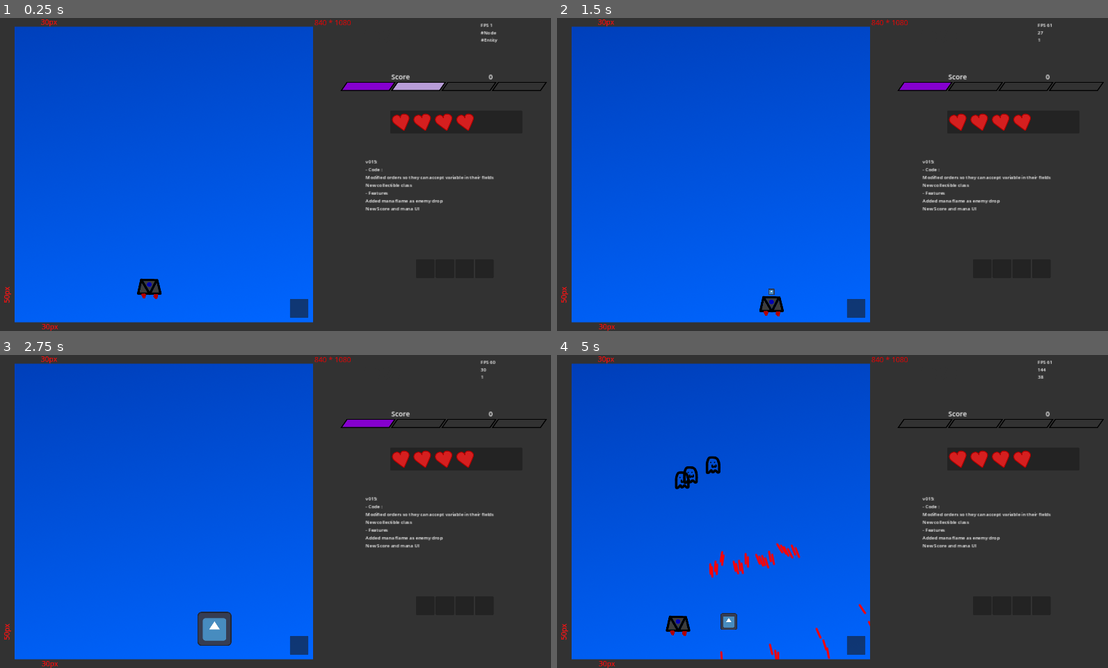
Above: before the commit, frames 1-4 (two rows, left to right).
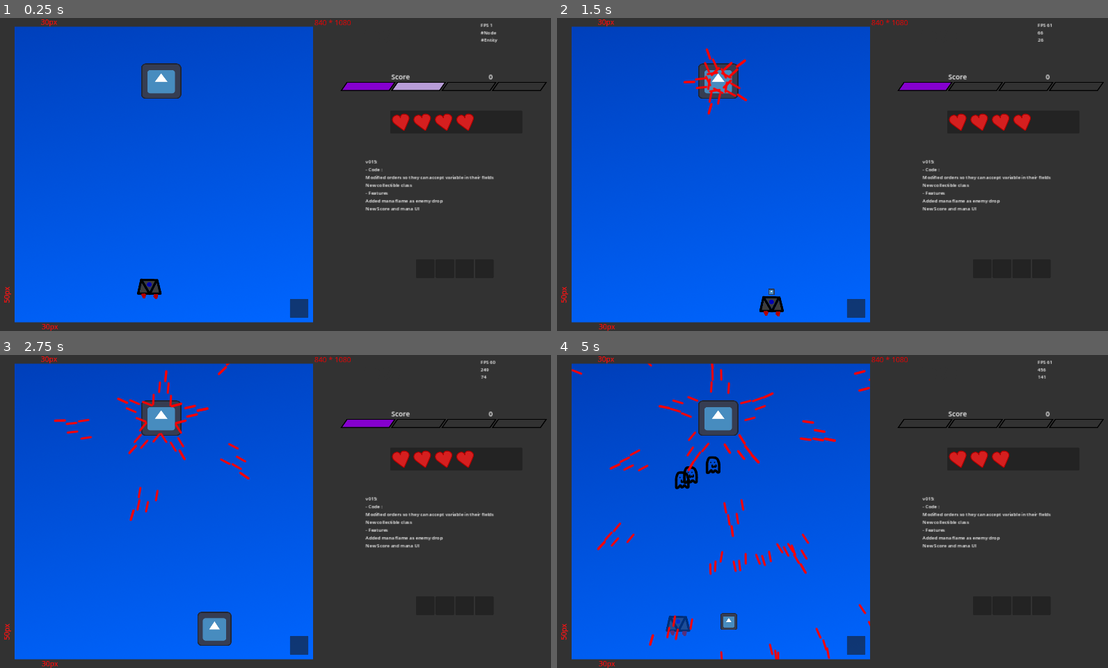
Above: after the commit, the same moments.

Repository: Asylnn/Project-Bullet-Hell
Game: Godot game, scene res://src/scenes/stage/stage_1.tscn
The game is run twice, just before and just after one commit, with the same random seed, the same clock (stepped at 60 frames per second) and the same inputs. The engine's default icon, where the game draws it, is replaced by a stand-in: a white triangle on a blue panel in a dark square.
Inputs (mouse positions are in pixels of both pictures, inside the frame that each line leads up to):
- Up to frame 1 (0.25 s): no input
- Up to frame 2 (1.5 s): tap Enter at 0.5 s; move the mouse to (981, 268) at 0.52 s; hold D (Move Right) 0.53-1.28 s; hold Z (shoot) 0.53-1.28 s; click (981, 268) at 0.67 s; move the mouse to (1003, 268) at 1.27 s; hold S (Move Down) from 1.28 s (still down); tap , (Bomb) at 1.35 s; click (1003, 268) at 1.42 s
- Up to frame 3 (2.75 s): tap Z (shoot) at 1.55, 2.3 s; move the mouse to (462, 605) at 2.02 s; release S (Move Down) at 2.03 s; hold D (Move Right) from 2.03 s (still down); hold Shift (Shift Move ) from 2.03 s (still down); click (462, 605) at 2.17 s
- Up to frame 4 (5 s): move the mouse to (1041, 605) at 2.77 s; release D (Move Right) at 2.78 s; release Shift (Shift Move ) at 2.78 s; hold W (Move Up) 2.78-3.53 s; tap Z (shoot) at 2.85, 4.55 s; click (1041, 605) at 2.92 s; move the mouse to (854, 646) at 3.52 s; hold Z (shoot) 3.53-4.28 s; hold A (Move Left) from 3.53 s (still down); click (854, 646) at 3.67 s; move the mouse to (667, 464) at 4.27 s; tap , (Bomb) at 4.35 s

The runs differ from the first frame. In frame 1, 0.8% of the frame differs, in the area x 25-33%, y 14-26%; in frame 2, 1.0%; in frame 3, 1.5%; in frame 4, 2.5%, in the area x 2-89%, y 2-94%.

Commit message:
better movement manager code and new shooting parameter allowing parallel bullets

Diff:
--- a/src/scenes/UI/ui.tscn
+++ b/src/scenes/UI/ui.tscn
@@ -57,6 +57,7 @@
 layout_mode = 2
 
 [node name="Mana1" type="TextureProgressBar" parent="ManaBar"]
+layout_mode = 0
 offset_left = -176.0
 offset_top = -4.0
 offset_right = 271.0
@@ -84,6 +85,7 @@
 texture_progress = ExtResource("3_4qssv")
 
 [node name="Mana4" type="TextureProgressBar" parent="ManaBar"]
+layout_mode = 0
 offset_left = 346.0
 offset_top = -4.0
 offset_right = 538.0
--- a/src/scenes/bullets/magic_circle.tscn
+++ b/src/scenes/bullets/magic_circle.tscn
@@ -2,7 +2,7 @@
 
 [ext_resource type="PackedScene" uid="uid://d2tjo7ap2q23f" path="res://src/scenes/bullets/enemy_bullet.tscn" id="1_jwjea"]
 [ext_resource type="Texture2D" uid="uid://dc7fi0aktknth" path="res://Sprites/magic circle.png" id="2_fcbef"]
-[ext_resource type="Script" path="res://src/scenes/bullets/Sprite.gd" id="3_uh5dd"]
+[ext_resource type="Script" path="res://src/scripts/bullets/Sprite.gd" id="3_uh5dd"]
 
 [sub_resource type="CircleShape2D" id="CircleShape2D_ymicd"]
 radius = 27.5
--- /dev/null
+++ b/src/scenes/entities/enemy/aki_copy.tscn
@@ -0,0 +1,51 @@
+[gd_scene load_steps=10 format=3 uid="uid://cfhdunxh50073"]
+
+[ext_resource type="PackedScene" uid="uid://bxe0yahmynl2p" path="res://src/scenes/entities/enemy.tscn" id="1_wyouk"]
+[ext_resource type="Texture2D" uid="uid://kt2cfuh4720o" path="res://icon.svg" id="2_7t5m8"]
+[ext_resource type="Script" path="res://src/scripts/shooting orders/shooting_manager.gd" id="3_iwpr3"]
+[ext_resource type="PackedScene" uid="uid://1rh462k56wrf" path="res://src/scenes/shooting orders/shoot_simple.tscn" id="4_aegvr"]
+[ext_resource type="PackedScene" uid="uid://c2070tl7lmtn3" path="res://src/scenes/bullets/red_bullet.tscn" id="5_odb8t"]
+[ext_resource type="Script" path="res://src/scripts/bullets/bullet_group.gd" id="6_0i2ug"]
+[ext_resource type="PackedScene" uid="uid://cihiwggdwky7v" path="res://src/scenes/Movement Orders/movement_line.tscn" id="7_wjxrc"]
+
+[sub_resource type="RectangleShape2D" id="RectangleShape2D_mlfbk"]
+resource_local_to_scene = true
+size = Vector2(117, 119)
+
+[sub_resource type="Resource" id="Resource_vgk5y"]
+script = ExtResource("6_0i2ug")
+nb_of_bullets = 2
+space_between_each_bullet_expression = "30*(wave -1)"
+
+[node name="Aki Copy" instance=ExtResource("1_wyouk")]
+
+[node name="CollisionShape2D" parent="." index="0"]
+position = Vector2(-2.5, 1.5)
+shape = SubResource("RectangleShape2D_mlfbk")
+
+[node name="Sprite2D" type="Sprite2D" parent="." index="1"]
+texture = ExtResource("2_7t5m8")
+
+[node name="Movement Manager" parent="." index="2"]
+retreat = false
+
+[node name="ShootingManager" type="Node" parent="." index="3"]
+script = ExtResource("3_iwpr3")
+shooter_identity = 2
+
+[node name="Shoot Simple" parent="ShootingManager" index="0" instance=ExtResource("4_aegvr")]
+nbOfWaves = 3
+nbOfShots = 6
+angle_expression = "360"
+dt = 0.2
+target_type = 1
+target = Vector2(1000, 1000)
+bullet_scene = ExtResource("5_odb8t")
+angle_shift_expression = "30*salvo"
+bullet_group = SubResource("Resource_vgk5y")
+pooling_id = "aki"
+speed_expression = "200 + (20*index - 40*(index/3)*(index-2))*0"
+
+[node name="Movement Line" parent="ShootingManager/Shoot Simple" index="1" instance=ExtResource("7_wjxrc")]
+speed = 1000.0
+rotate = true
--- a/src/scenes/entities/phantum.tscn
+++ b/src/scenes/entities/phantum.tscn
@@ -41,13 +41,16 @@
 [node name="Movement Circle" parent="Movement Manager" index="1" instance=ExtResource("5_pei63")]
 center = Vector2(525, 550)
 speed = 400.0
+angle = null
+totalRotation = null
+rotate = null
+destination = null
 
 [node name="ShootingManager" type="Node" parent="." index="3"]
 script = ExtResource("6_pmtp6")
 shooter_identity = 1
 
 [node name="Shoot Simple" parent="ShootingManager" index="0" instance=ExtResource("7_53qru")]
-nbOfWaves = 2
 nbOfShots = 4
 angle_expression = "30"
 dt = 1.0
--- a/src/scenes/stage/stage_1.tscn
+++ b/src/scenes/stage/stage_1.tscn
@@ -14,6 +14,7 @@
 [ext_resource type="PackedScene" uid="uid://jetxr5evmss0" path="res://src/scenes/entities/xp.tscn" id="10_atx4p"]
 [ext_resource type="PackedScene" uid="uid://bmifckslyml5a" path="res://src/scenes/UI/death_menu.tscn" id="10_io8fh"]
 [ext_resource type="PackedScene" uid="uid://dmlw1y0ketccv" path="res://src/scenes/entities/test_enemy.tscn" id="11_qtxky"]
+[ext_resource type="PackedScene" uid="uid://cfhdunxh50073" path="res://src/scenes/entities/enemy/aki_copy.tscn" id="12_h886f"]
 [ext_resource type="PackedScene" uid="uid://dnelxik8wwmah" path="res://src/scenes/spells/inventory_slot.tscn" id="12_sboef"]
 [ext_resource type="PackedScene" uid="uid://yxwv0kccm3pr" path="res://src/scenes/stage/test_scene.tscn" id="15_h5tek"]
 [ext_resource type="Script" path="res://src/scripts/UI/Node Count.gd" id="15_ixmfg"]
@@ -170,6 +171,10 @@
 visible = false
 position = Vector2(526, 153)
 collision_mask = 1
+
+[node name="Aki Copy" parent="Playing Field" instance=ExtResource("12_h886f")]
+position = Vector2(556, 218)
+scale = Vector2(1.08179, 0.959423)
 
 [node name="Interface" type="Sprite2D" parent="."]
 z_index = 2
--- a/src/scripts/Stage/enemy_spawner.gd
+++ b/src/scripts/Stage/enemy_spawner.gd
@@ -32,6 +32,8 @@
 
 func _on_timer_timeout():
 	pass
+
+
 	if count == 8:
 		$Timer.stop()
 		_spawn_crystal()
@@ -41,3 +43,8 @@
 			_spawn_phantum()
 			_spawn_phantum()
 		count += 1
+
+
+	#if count == 0:
+		#_spawn_phantum()
+		#count += 1
--- /dev/null
+++ b/src/scripts/bullets/bullet_group.gd
@@ -0,0 +1,15 @@
+class_name BulletGroup extends Resource
+
+@export var nb_of_bullets : int = 1
+@export var space_between_each_bullet_expression : String = "0"
+var space_between_each_bullet : float :
+	get:
+		expr.parse(space_between_each_bullet_expression)
+		return expr.execute([], resource_for_expression)
+
+var expr : Expression = Expression.new()
+var resource_for_expression : Node
+
+func _init(_nb_of_bullets : int = 1, _space_between_each_bullet : float = 0):
+	nb_of_bullets = _nb_of_bullets
+	space_between_each_bullet = _space_between_each_bullet
--- a/src/scripts/entities/enemy.gd
+++ b/src/scripts/entities/enemy.gd
@@ -27,7 +27,7 @@
 	if is_boss :
 		get_tree().get_first_node_in_group("Boss Bar").update_bar(health)
 	if health <= 0:
-		health = NAN
+		health = NAN # In case there is another projectile at the same frame, this will prevent the following code to execute
 		enemy_died.emit(score)
 		var mana_flame = preload("res://src/scenes/entities/collectibles/mana_flame.tscn")
 		var playing_field = get_tree().get_first_node_in_group("Field")
--- a/src/scripts/movement Orders/movement_manager.gd
+++ b/src/scripts/movement Orders/movement_manager.gd
@@ -6,10 +6,29 @@
 @export var global_speed : float = 100
 @export var rotate = true
 @export var retreat = true
+@onready var current_order : BaseMovementOrder = get_child(0)
 
 func _ready():
+	if get_child_count() == 0 :
+		provide_order()
+		current_order = get_child(0)
 	for child : BaseMovementOrder in get_children():
 		child.start_moving()
+
+func provide_order():
+	if retreat :
+		var retreat_order = preload("res://src/scenes/Movement Orders/movement_retreat.tscn").instantiate()
+		retreat_order.speed = global_speed
+		add_child(retreat_order)
+	else :
+		var immobile_order = preload("res://src/scenes/Movement Orders/movement_to_point.tscn").instantiate()
+		immobile_order.speed = 0
+		add_child(immobile_order)
+
+func new_order():
+	if get_child_count() == 1 :
+		provide_order()
+	current_order = get_child(1)
 
 func set_initial_direction(direction: Vector2):
 
@@ -17,19 +36,13 @@
 	for child in get_children():
 		if child is MovementLine: get_child(0).direction = direction
 
+
+## Sets the speed of
 func set_speed(speed: float):
 	for child : BaseMovementOrder in get_children():
 		child.speed = speed
 
 func _process(delta):
-	if(get_child_count() == 0) : #quite ressource heavy ? (was get_children() before)
-		if retreat :
-			var retreat_order = preload("res://src/scenes/Movement Orders/movement_retreat.tscn").instantiate()
-			retreat_order.speed = global_speed
-			add_child(retreat_order)
-		else :
-			var immobile_order = preload("res://src/scenes/Movement Orders/movement_to_point.tscn").instantiate()
-			immobile_order.speed = 0
-			add_child(immobile_order)
-	get_child(0).move(entity, delta)
-	pass
+	#if entity is Bullet :
+		#print("order speed", current_order.speed)
+	current_order.move(entity, delta)
--- a/src/scripts/movement Orders/movement_order.gd
+++ b/src/scripts/movement Orders/movement_order.gd
@@ -3,7 +3,9 @@
 
 @export var rotate : bool
 @export var destination : Vector2 = Vector2(-1000, -1000)
-#@onready var manager : MovementManager = get_parent()
+var manager : MovementManager
+
+signal order_reached_destination
 
 ## Avoid using _ready() here, not that it can be a child of a ShootingOrder for example
 
@@ -11,6 +13,8 @@
 	pass
 
 func start_moving():
+	manager = get_parent()
+	order_reached_destination.connect(manager.new_order)
 	if "speed" in self && self.speed == -1:
 		self.speed = get_parent().global_speed
 	if self.name == "Movement Retreat" :
@@ -30,6 +34,7 @@
 
 	if (entity.position - destination).length() <= 2:
 		entity.position = destination
+		order_reached_destination.emit()
 		queue_free()
 
 
--- a/src/scripts/movement Orders/movement_order_circle.gd
+++ b/src/scripts/movement Orders/movement_order_circle.gd
@@ -25,4 +25,5 @@
 		entity.rotation = Vector2(cos(angle), -sin(angle)).angle() + PI/2
 	if totalRotation <= abs(angle) - startingAngle :
 		entity.position = calculate_position(startingAngle + totalRotation, r, center)
+		order_reached_destination.emit()
 		queue_free()
--- a/src/scripts/shooting orders/shooting_manager.gd
+++ b/src/scripts/shooting orders/shooting_manager.gd
@@ -49,17 +49,15 @@
 		requested_pooling_amount[id] += number
 	else :
 		requested_pooling_amount[id] = number
-	var pool2 = get_tree().get_first_node_in_group("Pool")
-	#?????????????????????????????????????????????????
-	if pool2.has_entity(id):
-		pool2.request_entity_pooling(id, number)
+	if Pool.has_entity(id):
+		Pool.request_entity_pooling(id, number)
 	else:
-		pool2.request_new_entity_pooling(shooter.provide_constructor(), id, number)
+		Pool.request_new_entity_pooling(shooter.provide_constructor(), id, number)
 
 func get_direction(target, target_type) -> Vector2:
 	var direction : Vector2
 	if target_type == TargetTypeEnum.POINT :
-		direction = target
+		direction = target - get_parent().position
 	elif target_type == TargetTypeEnum.PLAYER :
 		direction = (playing_field.playerPosition - get_parent().position)
 	return direction
--- a/src/scripts/shooting orders/shooting_order.gd
+++ b/src/scripts/shooting orders/shooting_order.gd
@@ -4,7 +4,7 @@
 @export var time_between_each_attacks : float = 1
 @export var damage_expression : String = "-1"
 @export var angle_shift_expression : String  = "0"
-
+@export var bullet_group : BulletGroup = BulletGroup.new()
 ## Does this order need to provide the movement order to the pool
 #@export var provide_movement_order : bool = true
 var angle_shift : float :
@@ -14,7 +14,8 @@
 
 var wave : int = 1
 var shot : int = 1
-var salvo : int = 0
+var salvo : int = 1
+var index : int = 1
 var expr = Expression.new()
 
 @export var damage : float = -1
@@ -61,6 +62,7 @@
 
 func _ready():
 	#pooling_id += str(get_children().filter(func(child): return child is BaseMovementOrder)[0].duplicate().speed)
+	bullet_group.resource_for_expression = self
 	$Timer.wait_time = time_between_each_attacks
 	if manager.shooter_identity == manager.ShooterIdentityEnum.SPELLCARD :
 		$Timer.stop()
@@ -82,24 +84,37 @@
 		pass
 
 func activate_bullet(direction: Vector2, rotation: float):
-	bullet = manager.pool.provide_entity(pooling_id)
+	for i in bullet_group.nb_of_bullets :
+		index = i
+		var bullet_direction = direction.rotated(rotation)
+		var parallel : Vector2 = bullet_direction.rotated(PI/2).normalized()*bullet_group.space_between_each_bullet
+		print("rotation")
+		print("parallel", parallel)
+		print("space", bullet_group.space_between_each_bullet)
+		print("direction", direction)
+		print("direction rotated", direction.rotated(PI/2))
+		print("direction normalized", direction.rotated(PI/2).normalized())
+		var bullet_position = manager._get_spawn_position()
+		bullet_position += -0.5*(bullet_group.nb_of_bullets - 1)*parallel + parallel*index
+		bullet = manager.pool.provide_entity(pooling_id)
 
-	bullet.position = manager._get_spawn_position()
-	bullet.damage = damage
-	#bullet.speed += speed
-	#if damage_expression != "-1" :
-		#print("damage expression", damage_expression)
-		#print("damage" , damage)
-		#print("exprimental damage", expiremental_damage)
-	if projectile_die_with_master :
-		manager.get_parent().enemy_died.connect(bullet._on_master_death)
-	direction = direction.rotated(rotation)
-	var bullet_manager = bullet.find_child("Movement Manager")
-	bullet_manager.set_initial_direction(direction)
-	if speed != -1 :
-		bullet_manager.set_speed(speed)
-	bullet.rotation = direction.angle() + PI/2
-	manager.playing_field.add_child(bullet)
+		bullet.position = bullet_position
+		bullet.damage = damage
+		#bullet.speed += speed
+		#if damage_expression != "-1" :
+			#print("damage expression", damage_expression)
+			#print("damage" , damage)
+			#print("exprimental damage", expiremental_damage)
+		if projectile_die_with_master :
+			manager.get_parent().enemy_died.connect(bullet._on_master_death)
+
+		var bullet_manager = bullet.find_child("Movement Manager")
+		bullet_manager.set_initial_direction(bullet_direction)
+		print("speed", speed)
+		if speed != -1 :
+			bullet_manager.set_speed(speed)
+		bullet.rotation = bullet_direction.angle() + PI/2
+		manager.playing_field.add_child(bullet)
 
 	#
 #func _on_shoot_timeout():
Not shown, changed: changelog.txt
Not shown: 1 places in src/scenes/stage/stage_1.tscn that only renumber resources
Renamed: src/scripts/pooling_census.gd -> src/scripts/Stage/pooling_census.gd
Renamed: src/scenes/bullets/Sprite.gd -> src/scripts/bullets/Sprite.gd
